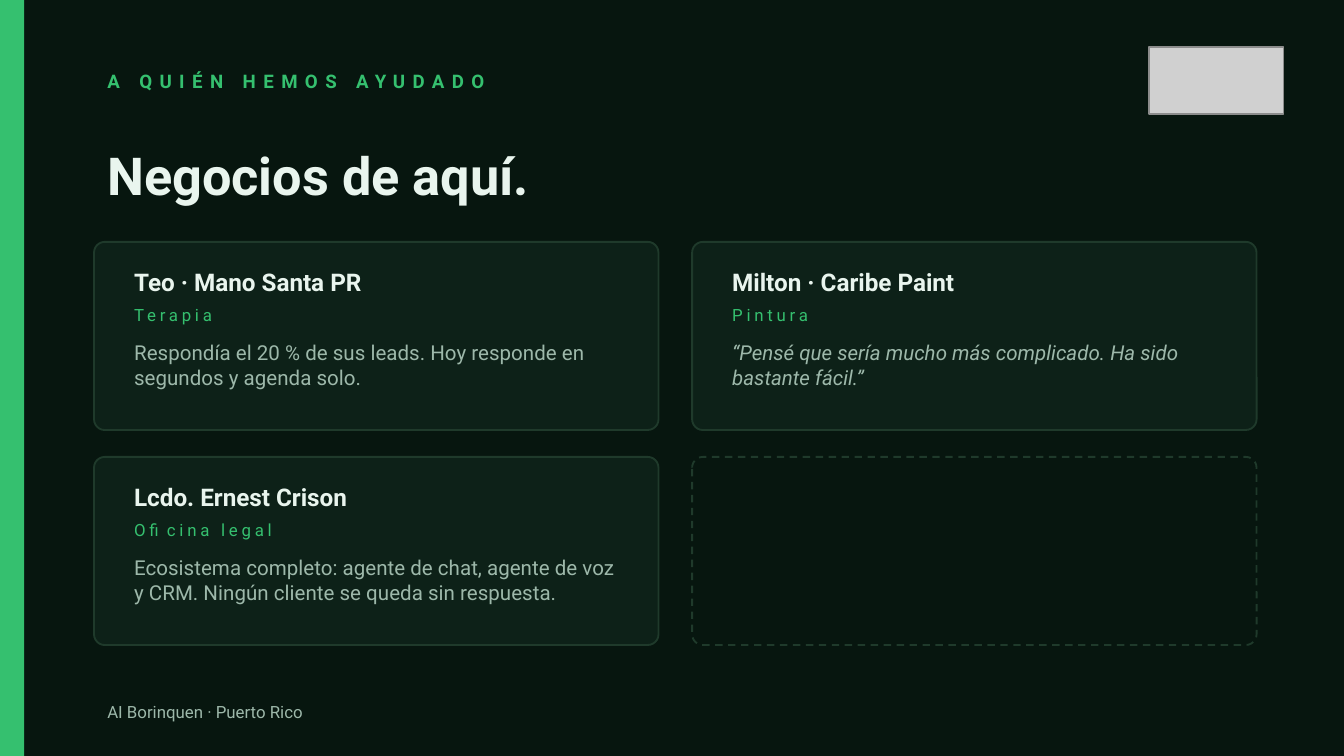
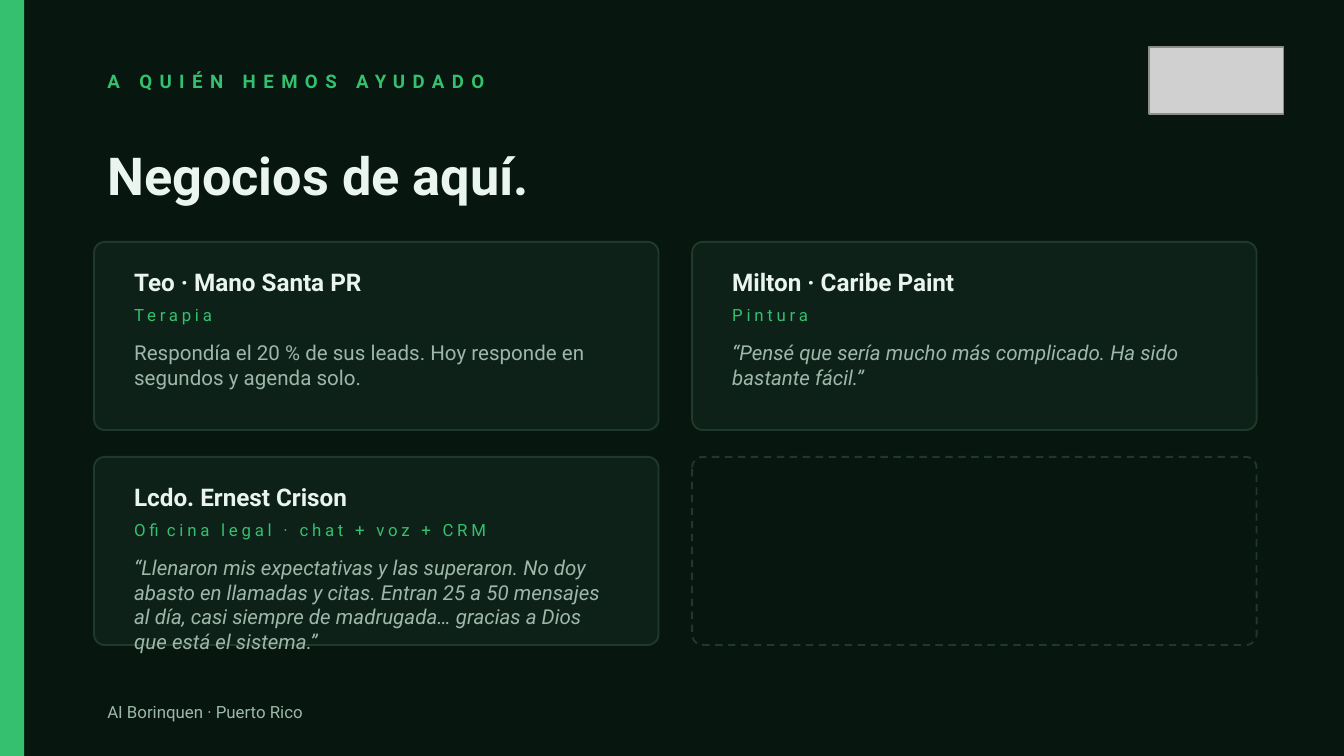
Before and after one commit to elvinayala/content-os, a slide deck: slide 3 of demos/ai-borinquen-deck/ai-borinquen.pptx. Drawn at 1344x756 pixels with LibreOffice and Linux fonts; fonts in the diff are those of the drawing; grey boxes stand for pictures. Boxes give left, top, right and bottom in pixels: in the first picture for what was removed or moved away, otherwise in the second. Text is boxed around its words. In the diff, an @@ line names an element or a change of style, - is before the commit and + after.

Commit message:
Testimonio real del Lcdo. Ernest Crison (video transcrito con Cortex) en el deck de AIB y en el vault

```diff
--- a/demos/ai-borinquen-deck/ai-borinquen.pptx
+++ b/demos/ai-borinquen-deck/ai-borinquen.pptx
@@ text at (121,513,632,547): text changed @@
-Oficina legal
+Oficina legal · chat + voz + CRM
@@ text at (134,559,600,653): text changed; italic on @@
-Ecosistema completo: agente de chat, agente de voz y CRM. Ningún cliente se queda sin respuesta.
+“Llenaron mis expectativas y las superaron. No doy abasto en llamadas y citas. Entran 25 a 50 mensajes al día, casi siempre de madrugada… gracias a Dios que está el sistema.”
```
Also in this commit, not shown: 3 other files.
